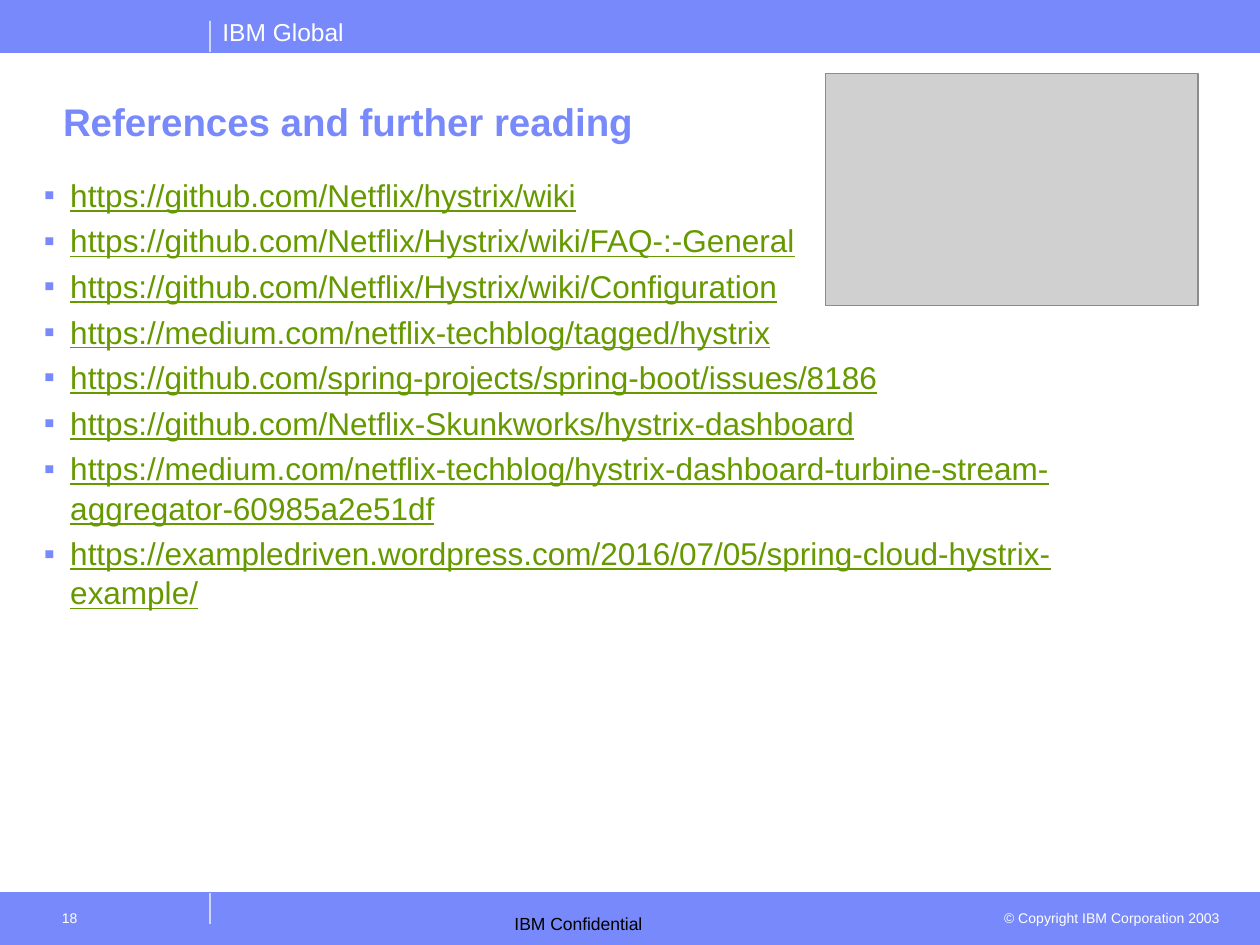
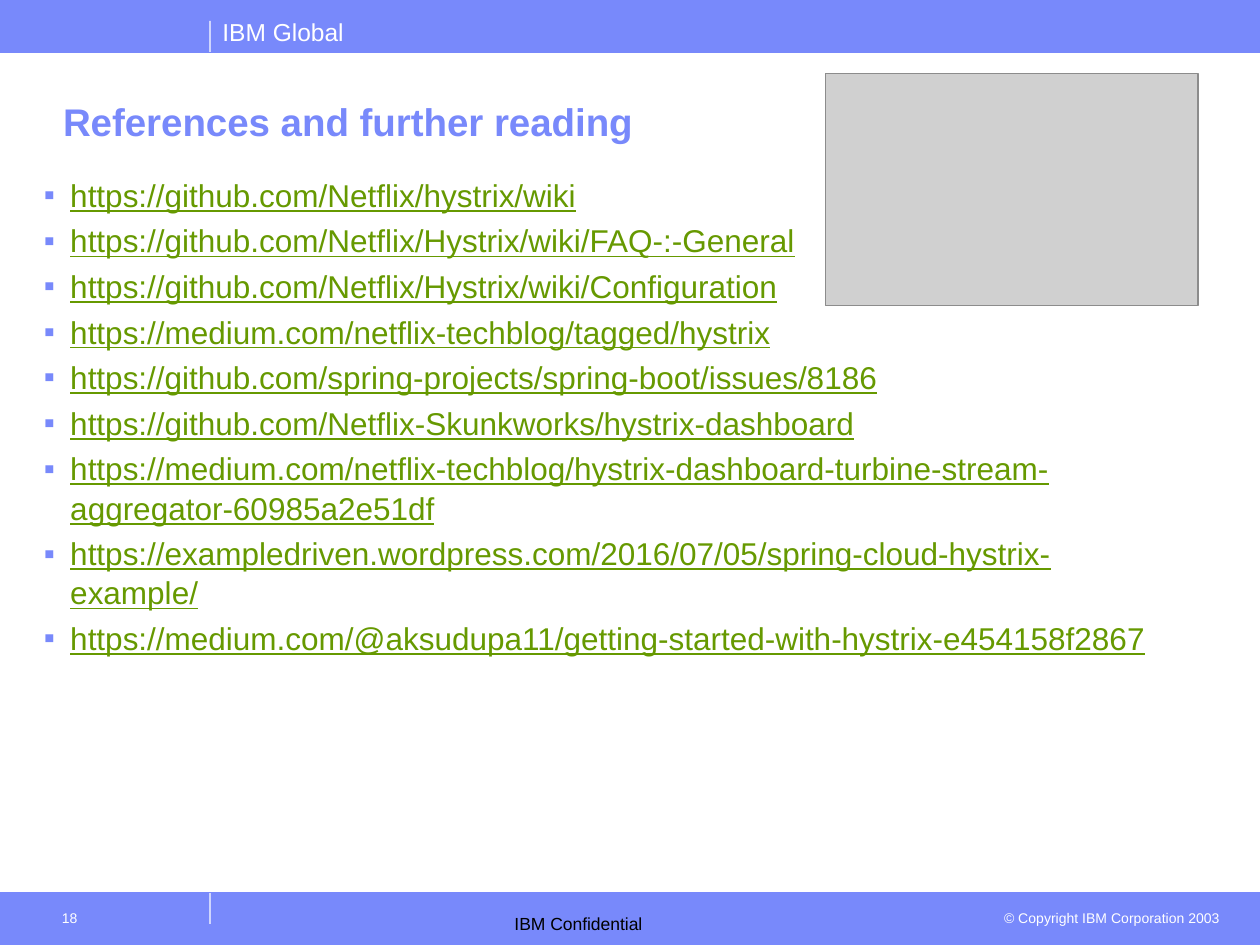
Before and after one commit to krishnabab/OrderValidator, a slide deck: slide 18 of src/main/resources/SDT-Hystrix - V2.0.pptx. Drawn at 1260x945 pixels with LibreOffice and Linux fonts; fonts in the diff are those of the drawing; grey boxes stand for pictures; background and template pictures are left out. Boxes give left, top, right and bottom in pixels: in the first picture for what was removed or moved away, otherwise in the second. Text is boxed around its words. In the diff, an @@ line names an element or a change of style, - is before the commit and + after.

```diff
--- a/src/main/resources/SDT-Hystrix - V2.0.pptx
+++ b/src/main/resources/SDT-Hystrix - V2.0.pptx
@@ text at (70,627,1144,656): paragraph added @@
+▪ https://medium.com/@aksudupa11/getting-started-with-hystrix-e454158f2867
```
Also in this commit, not shown: 1 other slide changed.
